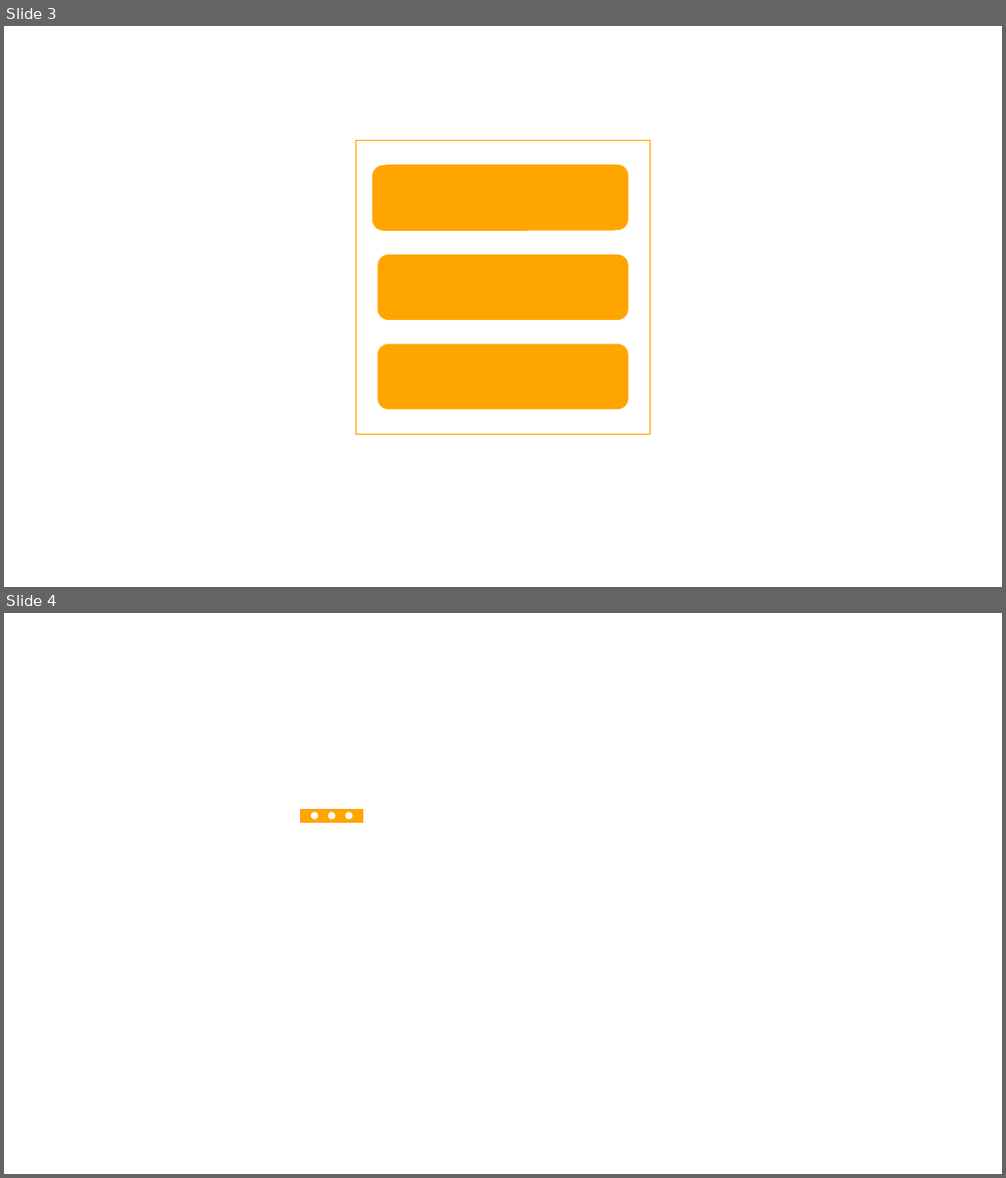
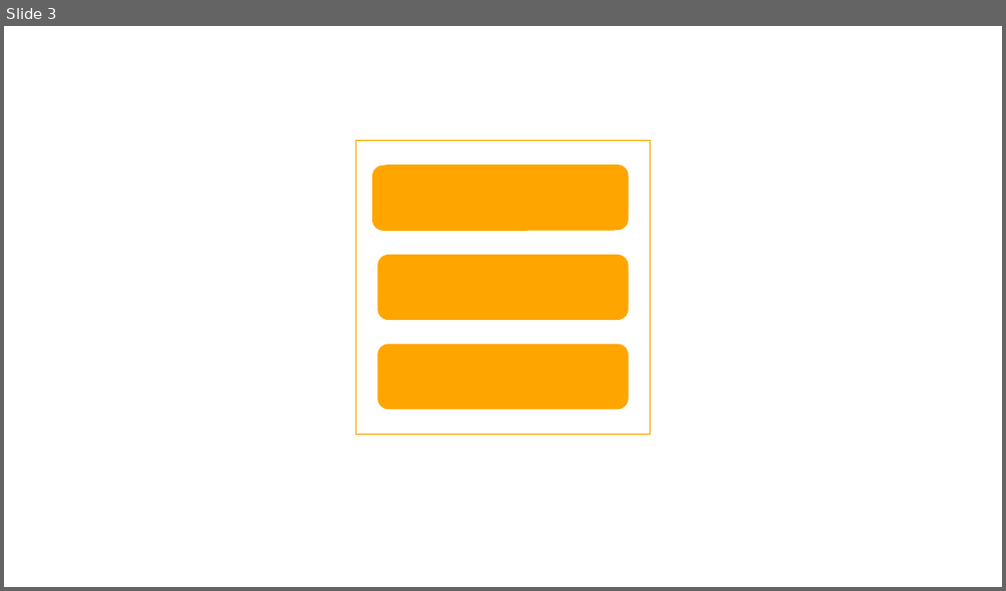
Before and after one commit to nicolasmf/The-Kitchen-Project, a slide deck: docs/icons.pptx. Shown one above the other, each under a label of ours: slides 3 and 4 before the commit, slide 3 after it. The pictures are 1006x1178 and 1006x591 pixels, drawn with LibreOffice and Linux fonts; fonts in the diff are those of the drawing. Boxes give left, top, right and bottom in pixels: in the first picture for what was removed or moved away, otherwise in the second. Text is boxed around its words. In the diff, an @@ line names an element or a change of style, - is before the commit and + after.

```diff
--- a/docs/icons.pptx
+++ b/docs/icons.pptx
@@ slide 4 removed at (x1=4, y1=613, x2=1002, y2=1174), background #FFFFFF @@
@@ rectangle removed at (x1=300, y1=810, x2=362, y2=823) @@
@@ ellipse removed at (x1=312, y1=813, x2=318, y2=819) @@
@@ ellipse removed at (x1=329, y1=813, x2=335, y2=819) @@
@@ ellipse removed at (x1=347, y1=813, x2=352, y2=819) @@
```
Also in this commit, not shown: 2 slides added, 5 other files.
